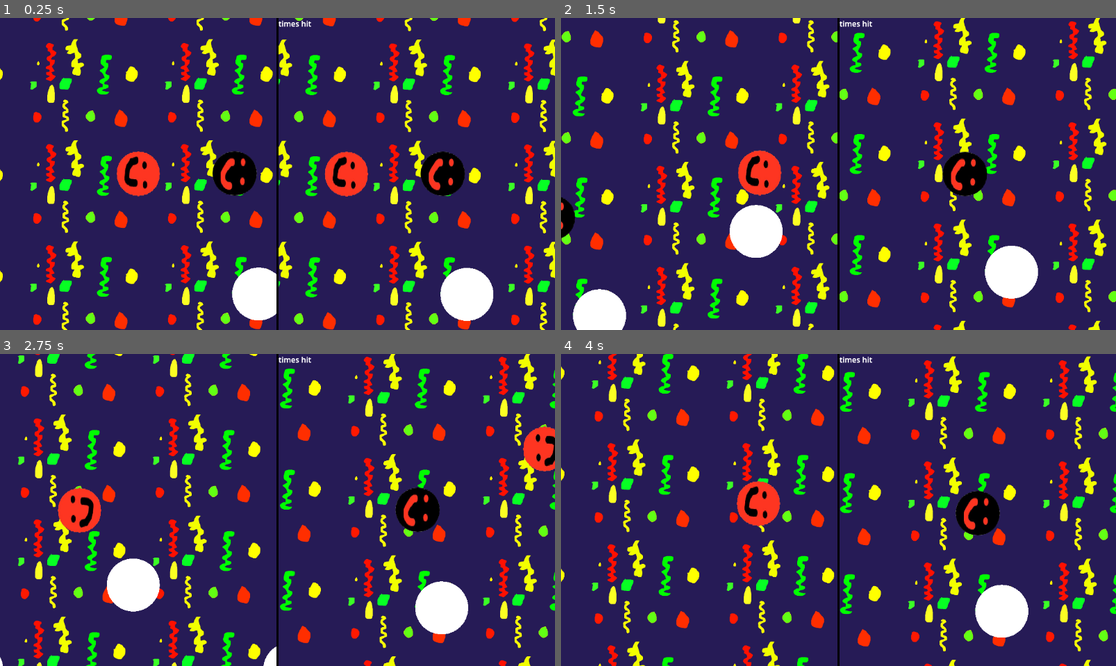
Above: before the commit, frames 1-4 (two rows, left to right).
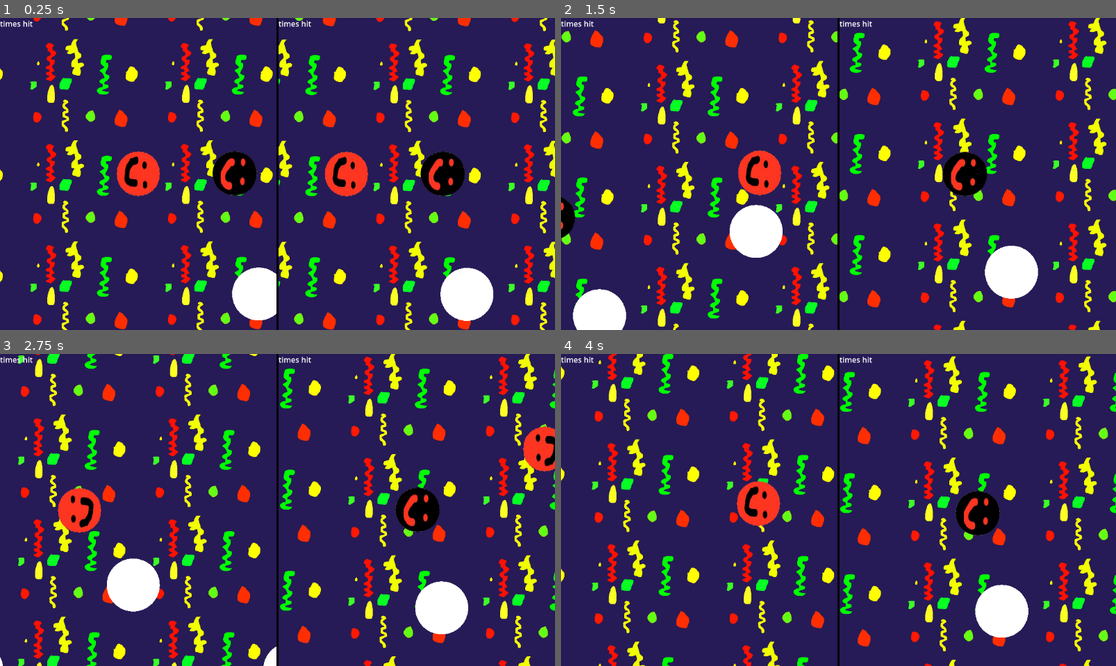
Above: after the commit, the same moments.

Repository: real-chicken-master/GDD112TempName
Game: Godot game, scene res://UI/splitscreen.tscn
Two runs of this game, one before a commit and one after it. Both use one fixed random seed, a clock stepped at 60 frames per second and the inputs below.
Inputs:
- Up to frame 1 (0.25 s): no input
- Up to frame 2 (1.5 s): hold D (right1) from 0.53 s (still down); tap Down (down2) at 0.6 s; tap W (up1) at 0.77 s; tap Left (left2) at 1.35 s
- Up to frame 3 (2.75 s): tap W (up1) at 1.52 s; release D (right1) at 2.03 s; hold A (left1) from 2.03 s (still down); tap Right (right2) at 2.1 s
- Up to frame 4 (4 s): release A (left1) at 2.78 s; hold D (right1) from 2.78 s (still down); tap Up (up2) at 2.85 s; tap W (up1) at 3.02, 3.77 s; tap Down (down2) at 3.6 s

The runs differ from the first frame. In frame 1, less than 0.1% of the frame differs, in the area x 0-57%, y 0-3%; in frame 2, less than 0.1%; in frame 3, less than 0.1%; in frame 4, less than 0.1%.

Commit message:
platformer finaly works

Diff:
--- a/Minigames/platformer/platformer.tscn
+++ b/Minigames/platformer/platformer.tscn
@@ -1,12 +1,13 @@
-[gd_scene load_steps=8 format=3 uid="uid://q7nneddn7er0"]
-
-[ext_resource type="Texture2D" uid="uid://d35k7uy35vj6h" path="res://Texture and Mesh/Platform.png" id="1_kjxtr"]
+[gd_scene load_steps=9 format=3 uid="uid://q7nneddn7er0"]
+
+[ext_resource type="Texture2D" uid="uid://d35k7uy35vj6h" path="res://Texture and Mesh/Platform.png" id="2_arjgq"]
 [ext_resource type="PackedScene" uid="uid://bp5nfx815koha" path="res://Minigames/platformer/spikereal.tscn" id="4_3rbv8"]
 [ext_resource type="PackedScene" uid="uid://dkule581imv8a" path="res://Minigames/platformer/platformer_win.tscn" id="4_evcii"]
 [ext_resource type="Texture2D" uid="uid://byiugkx1n1ikj" path="res://Texture and Mesh/halfplatofro.png" id="4_mxyb4"]
+[ext_resource type="Texture2D" uid="uid://b2krrx77bwjvi" path="res://Texture and Mesh/sign.png" id="5_nm3l1"]
 
 [sub_resource type="TileSetAtlasSource" id="TileSetAtlasSource_iowm3"]
-texture = ExtResource("1_kjxtr")
+texture = ExtResource("2_arjgq")
 texture_region_size = Vector2i(200, 200)
 0:0/next_alternative_id = 2
 0:0/0 = 0
@@ -834,5 +835,15 @@
 scale = Vector2(2.52585, 1)
 
 [node name="Label" type="Label" parent="."]
-offset_right = 40.0
-offset_bottom = 23.0
+offset_left = -3868.0
+offset_top = -683.0
+offset_right = -1678.0
+offset_bottom = -410.0
+theme_override_font_sizes/font_size = 200
+text = "
+"
+horizontal_alignment = 1
+
+[node name="Sign" type="Sprite2D" parent="."]
+position = Vector2(347, -247)
+texture = ExtResource("5_nm3l1")
--- a/Minigames/platformer/platformer_win.gd
+++ b/Minigames/platformer/platformer_win.gd
@@ -1,23 +1,30 @@
 extends Area2D
+@onready var label = $"../Label"
 
 
-# Called when the node enters the scene tree for the first time.
-func _ready():
-	pass # Replace with function body.
 
-
-# Called every frame. 'delta' is the elapsed time since the previous frame.
-func _process(delta):
-	pass
 
 var player_1_finished: bool = false
 var player_2_finished: bool = false
 func _on_body_entered(body):
 	if body.name == "player2":
 		player_2_finished = true
+		print ("player 2 enter")
+
 	if body.name == "player1":
 		player_1_finished = true
+		print ("player 1 enter")
+	print (body)
+	if player_1_finished and player_2_finished:
+		print (Globals.player_1_hit)
+		print (Globals.player_2_hit)
+		if Globals.player_1_hit > Globals.player_2_hit: label.text = "p2 win!"
+		if Globals.player_2_hit > Globals.player_1_hit: label.text = "p1 win!"
+		if Globals.player_2_hit == Globals.player_1_hit: label.text = "TIE!"
 
-	if player_1_finished and player_2_finished:
-		if Globals.player_1_hit >= Globals.player_2_hit: print("player2win!")
-		if Globals.player_2_hit <= Globals.player_1_hit: print("player1win!")
+		await get_tree().create_timer(2).timeout
+		Globals.player_1_hit = 0
+		Globals.player_2_hit = 0
+		for players in get_tree().get_nodes_in_group("player"):
+			players.movemode = "topdown"
+		Globals.change_scene(preload("res://lobby/main_lobby.tscn").instantiate())
--- a/Minigames/platformer/spikereal.tscn
+++ b/Minigames/platformer/spikereal.tscn
@@ -13,6 +13,6 @@
 [node name="CollisionPolygon2D" type="CollisionPolygon2D" parent="."]
 position = Vector2(-5.22608, -20.9368)
 scale = Vector2(1.35031, 1.15231)
-polygon = PackedVector2Array(2, -3, -37, 100, 44, 100)
+polygon = PackedVector2Array(2, -3, -42.7857, 104.084, 52.0074, 104.952)
 
 [connection signal="body_entered" from="." to="." method="_on_body_entered"]
--- a/UI/splitscreen.tscn
+++ b/UI/splitscreen.tscn
@@ -65,6 +65,10 @@
 
 [node name="level switcher" parent="HBoxContainer/SubViewportContainer/SubViewport" instance=ExtResource("2_wf0tu")]
 
+[node name="hitcounterp1" type="Label" parent="HBoxContainer/SubViewportContainer" groups=["p1hitcounter"]]
+layout_mode = 2
+text = "times hit"
+
 [node name="SubViewportContainer2" type="SubViewportContainer" parent="HBoxContainer"]
 layout_mode = 2
 size_flags_horizontal = 3
@@ -85,7 +89,3 @@
 [node name="hitcounterp2" type="Label" parent="HBoxContainer/SubViewportContainer2" groups=["p2hitcounter"]]
 layout_mode = 2
 text = "times hit"
-
-[node name="hitcounterp1" type="Label" parent="HBoxContainer/SubViewportContainer2" groups=["p1hitcounter"]]
-layout_mode = 2
-text = "times hit"
--- a/globals/globals.gd
+++ b/globals/globals.gd
@@ -1,11 +1,11 @@
 extends Node
 
-var player_1_hit = 0:
+var player_1_hit:int = 0:
 	set(timesHit):
 		player_1_hit = timesHit
 		get_tree().get_first_node_in_group("p1hitcounter").text = str(timesHit)
 
-var player_2_hit = 0:
+var player_2_hit:int = 0:
 	set(timesHit2):
 		player_2_hit = timesHit2
 		get_tree().get_first_node_in_group("p2hitcounter").text = str(timesHit2)
Not shown: 1 places in Minigames/bullet hell/bullet.tscn that only renumber resources
Binary file added: Texture and Mesh/sign.png
